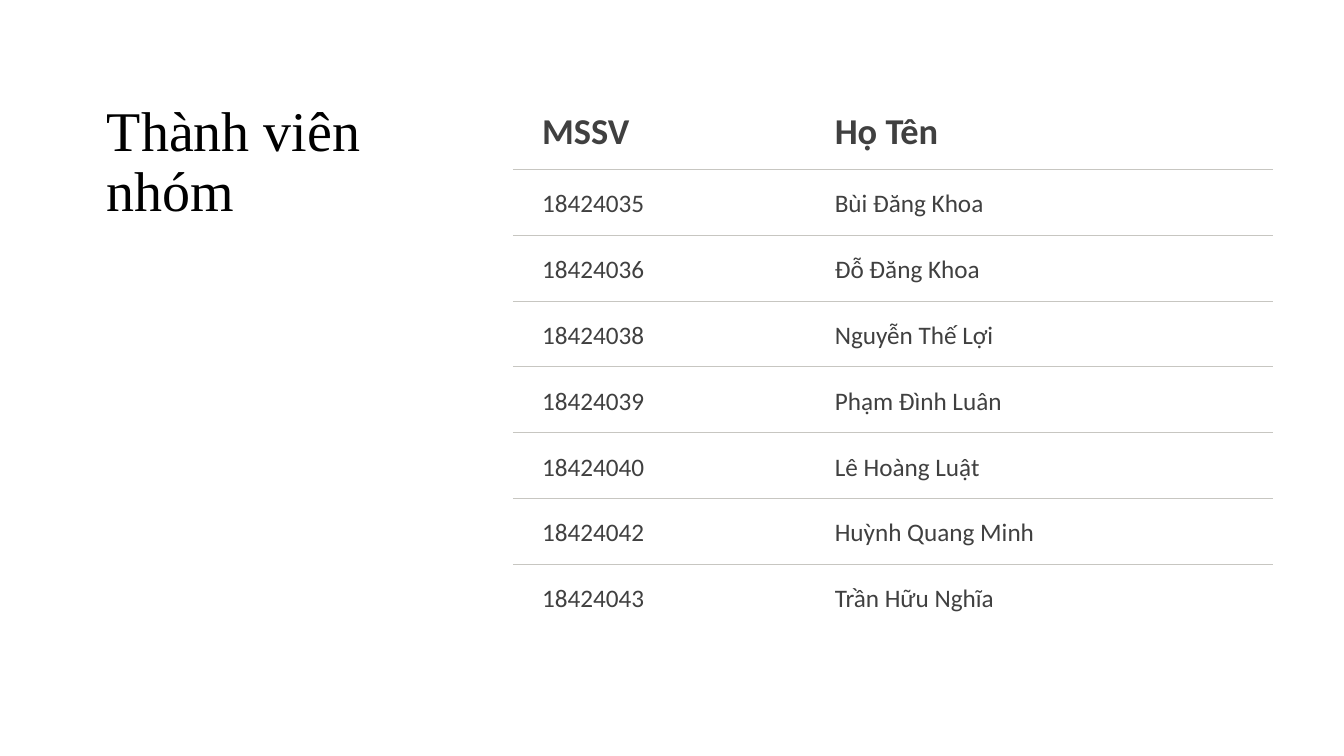
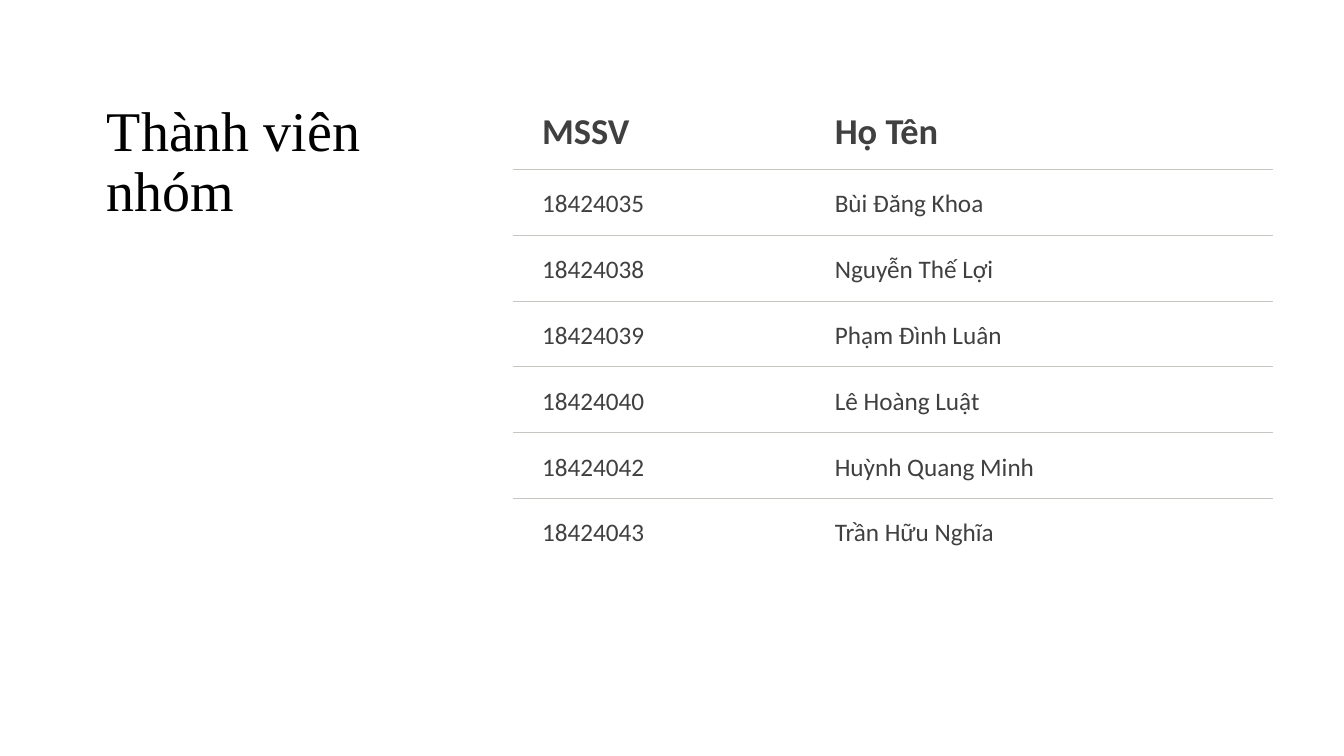
Before and after one commit to huynhquangminh/18HCB_QuanLyQuyTrinhPhanMem, a slide deck: slide 2 of Documents/Tuan5/Nhom_3_Tuan_5.pptx. Drawn at 1344x756 pixels with LibreOffice and Linux fonts; fonts in the diff are those of the drawing. Boxes give left, top, right and bottom in pixels: in the first picture for what was removed or moved away, otherwise in the second. Text is boxed around its words. In the diff, an @@ line names an element or a change of style, - is before the commit and + after.

Commit message:
Cập nhật thành viên và tạo DOD

```diff
--- a/Documents/Tuan5/Nhom_3_Tuan_5.pptx
+++ b/Documents/Tuan5/Nhom_3_Tuan_5.pptx
@@ table at (x1=513, y1=89, x2=1272, y2=564) @@
-row 3: 18424036 | Đỗ Đăng Khoa
```
Also in this commit, not shown: 4 other slides changed, 5 slides added, 1 slide removed, 4 other files.
